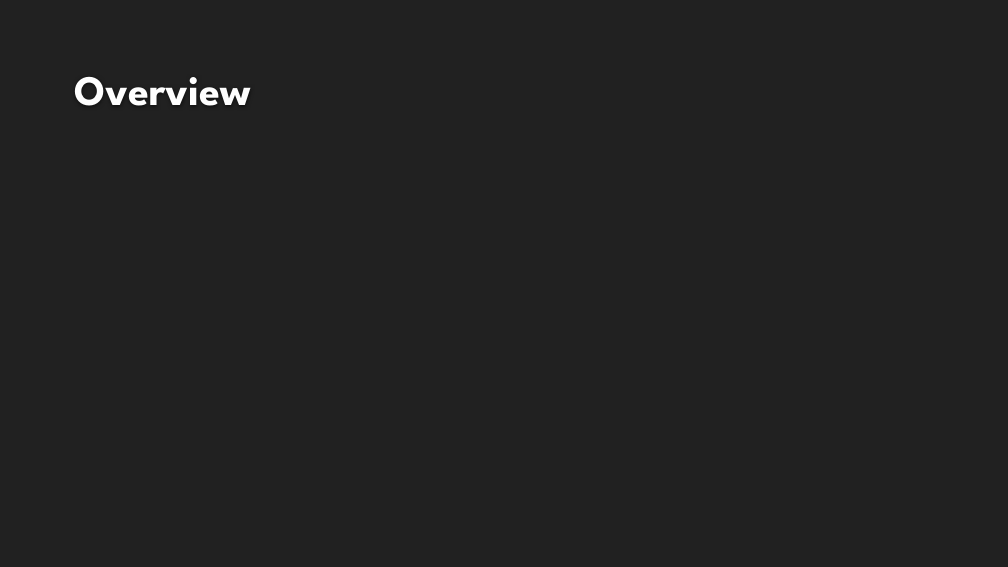
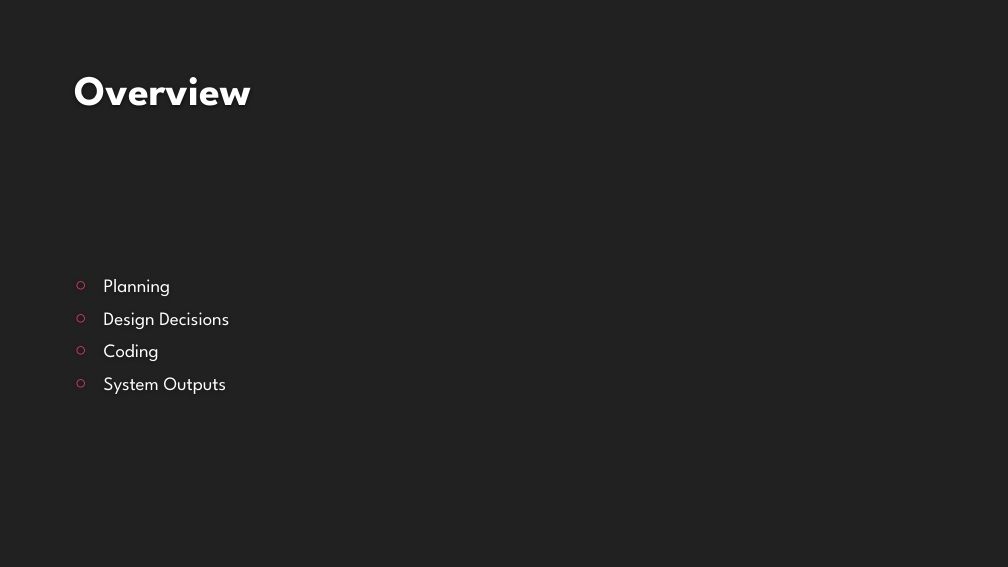
Before and after one commit to James-AIIP-2018/Intensive1Hackathon1, a slide deck: slide 2 of Hackathon1.pptx. Drawn at 1008x567 pixels with LibreOffice and Linux fonts; fonts in the diff are those of the drawing; background and template pictures are left out. Boxes give left, top, right and bottom in pixels: in the first picture for what was removed or moved away, otherwise in the second. Text is boxed around its words. In the diff, an @@ line names an element or a change of style, - is before the commit and + after.

Commit message:
Updated slides

```diff
--- a/Hackathon1.pptx
+++ b/Hackathon1.pptx
@@ text added at bbox=[104, 279, 229, 394], 18 pt, text #FFFFFF @@
+○ Planning
+○ Design Decisions
+○ Coding
+○ System Outputs
```
Also in this commit, not shown: 2 slides added, 2 slides removed.
